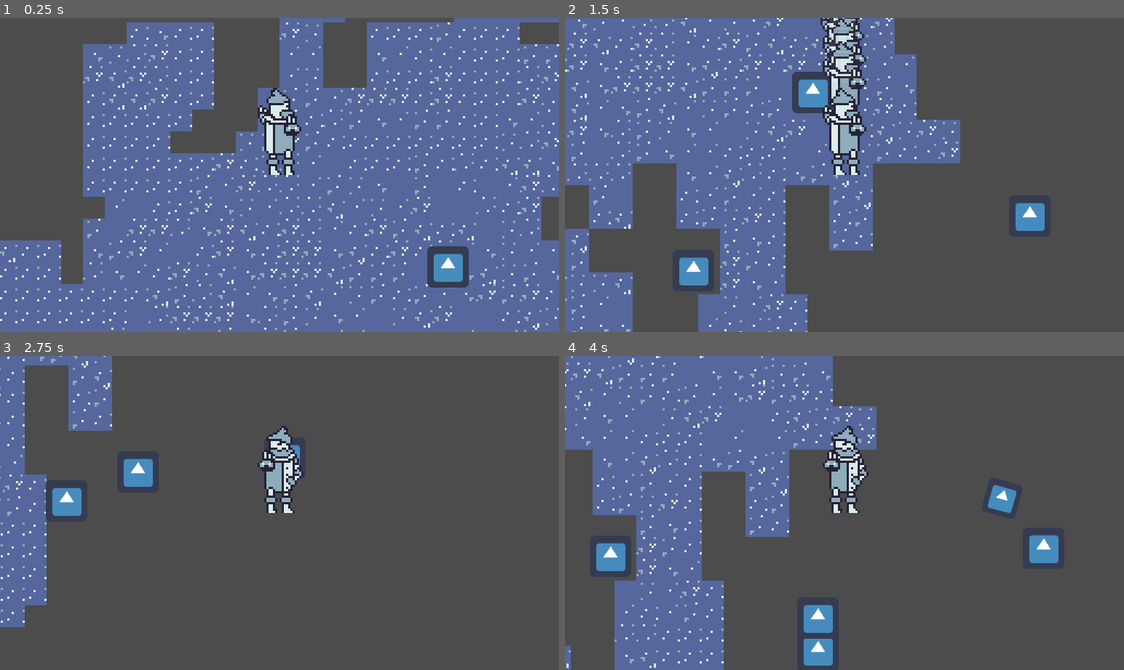
Above: before the commit, frames 1-4 (two rows, left to right).
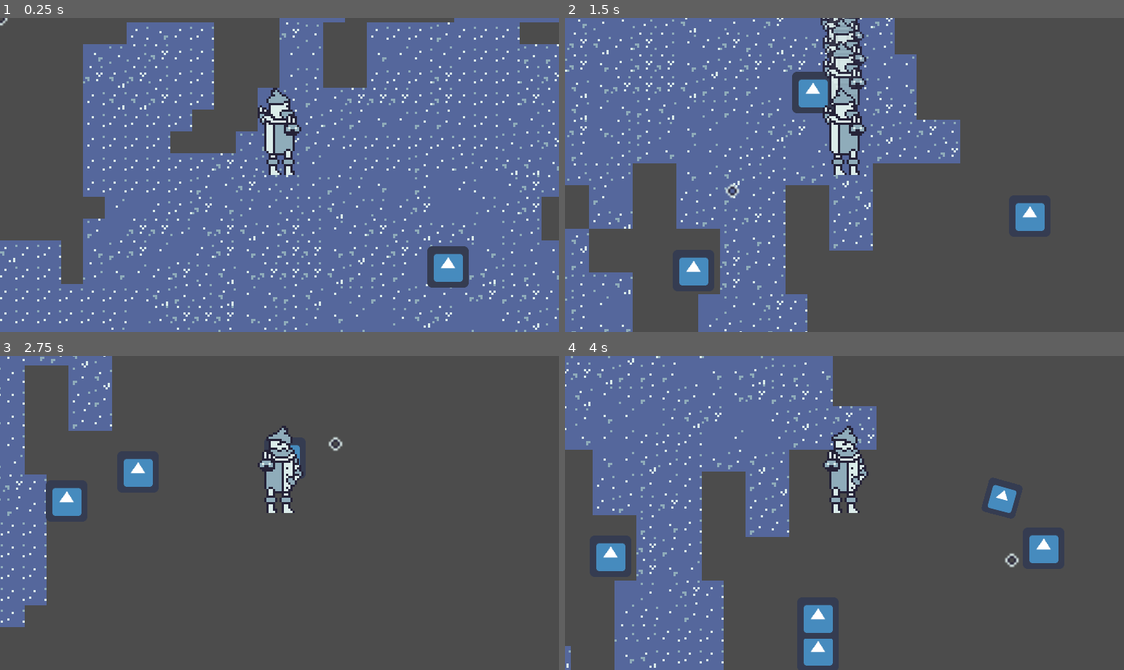
Above: after the commit, the same moments.

Repository: Travh98/GWJ_Jan2023_Heartless
Game: Godot game, scene res://levels/test_level.tscn
Same seed, same stepped clock (60 frames per second), same inputs: the game is played once before the commit and once after it. The engine's default icon, where the game draws it, is replaced by a stand-in: a white triangle on a blue panel in a dark square.
Inputs (mouse positions are in pixels of both pictures, inside the frame that each line leads up to):
- Up to frame 1 (0.25 s): no input
- Up to frame 2 (1.5 s): tap Enter at 0.5 s; move the mouse to (967, 159) at 0.52 s; hold D (right) 0.53-1.28 s; click (967, 159) at 0.6 s; move the mouse to (732, 190) at 1.27 s; hold S (down) from 1.28 s (still down); right-click (732, 190) at 1.35 s
- Up to frame 3 (2.75 s): move the mouse to (335, 443) at 2.02 s; release S (down) at 2.03 s; hold D (right) from 2.03 s (still down); click (335, 443) at 2.1 s
- Up to frame 4 (4 s): move the mouse to (816, 575) at 2.77 s; release D (right) at 2.78 s; hold W (up) 2.78-3.53 s; right-click (816, 575) at 2.85 s; move the mouse to (1012, 560) at 3.52 s; hold A (left) from 3.53 s (still down); click (1012, 560) at 3.6 s

The runs differ from the first frame. In frame 1, less than 0.1% of the frame differs, in the area x 0-2%, y 0-3%; in frame 2, less than 0.1%, in the area x 28-32%, y 52-58%; in frame 3, less than 0.1%; in frame 4, less than 0.1%.

Commit message:
Added crosshair to player scene

Diff:
--- a/actors/player_character/player_character.tscn
+++ b/actors/player_character/player_character.tscn
@@ -1,9 +1,10 @@
-[gd_scene load_steps=11 format=2]
+[gd_scene load_steps=12 format=2]
 
 [ext_resource path="res://actors/player_character/player_character.gd" type="Script" id=1]
 [ext_resource path="res://actors/player_character/player_character.png" type="Texture" id=2]
 [ext_resource path="res://actors/player_character/player_stats.gd" type="Script" id=3]
 [ext_resource path="res://effects/afterimage/afterimage_emitter.tscn" type="PackedScene" id=4]
+[ext_resource path="res://ux/crosshair.tscn" type="PackedScene" id=5]
 
 [sub_resource type="AtlasTexture" id=10]
 atlas = ExtResource( 2 )
@@ -86,3 +87,5 @@
 [node name="ChargeAttackTimer" type="Timer" parent="."]
 process_mode = 0
 one_shot = true
+
+[node name="Crosshair" parent="." instance=ExtResource( 5 )]
